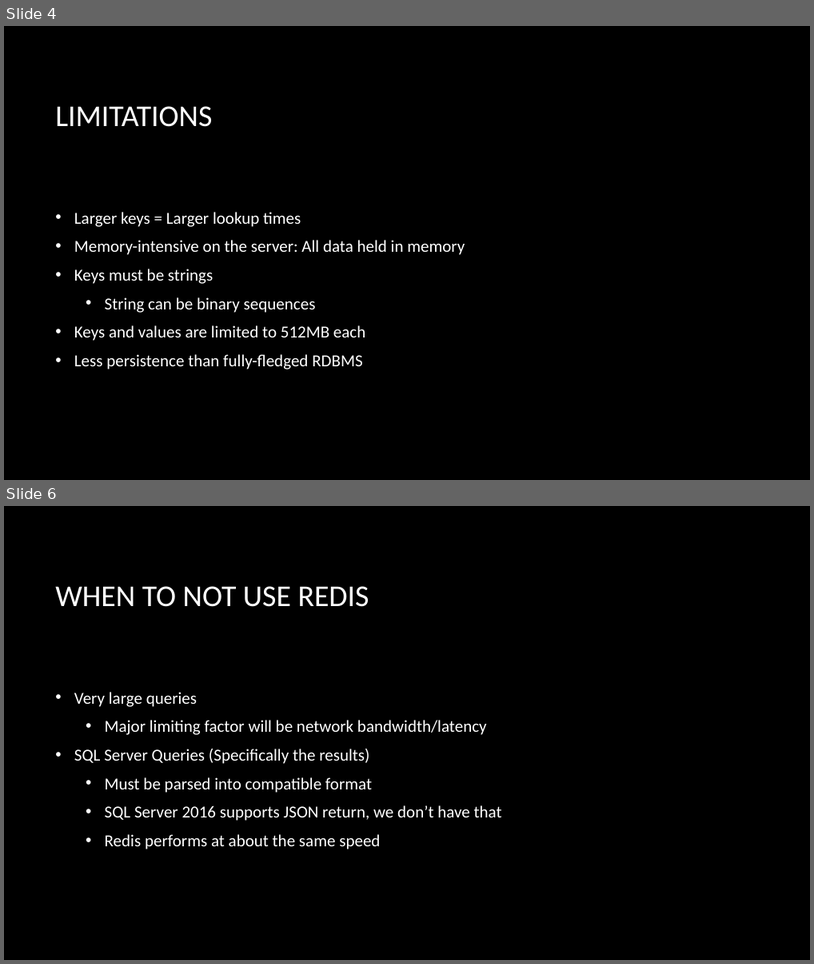
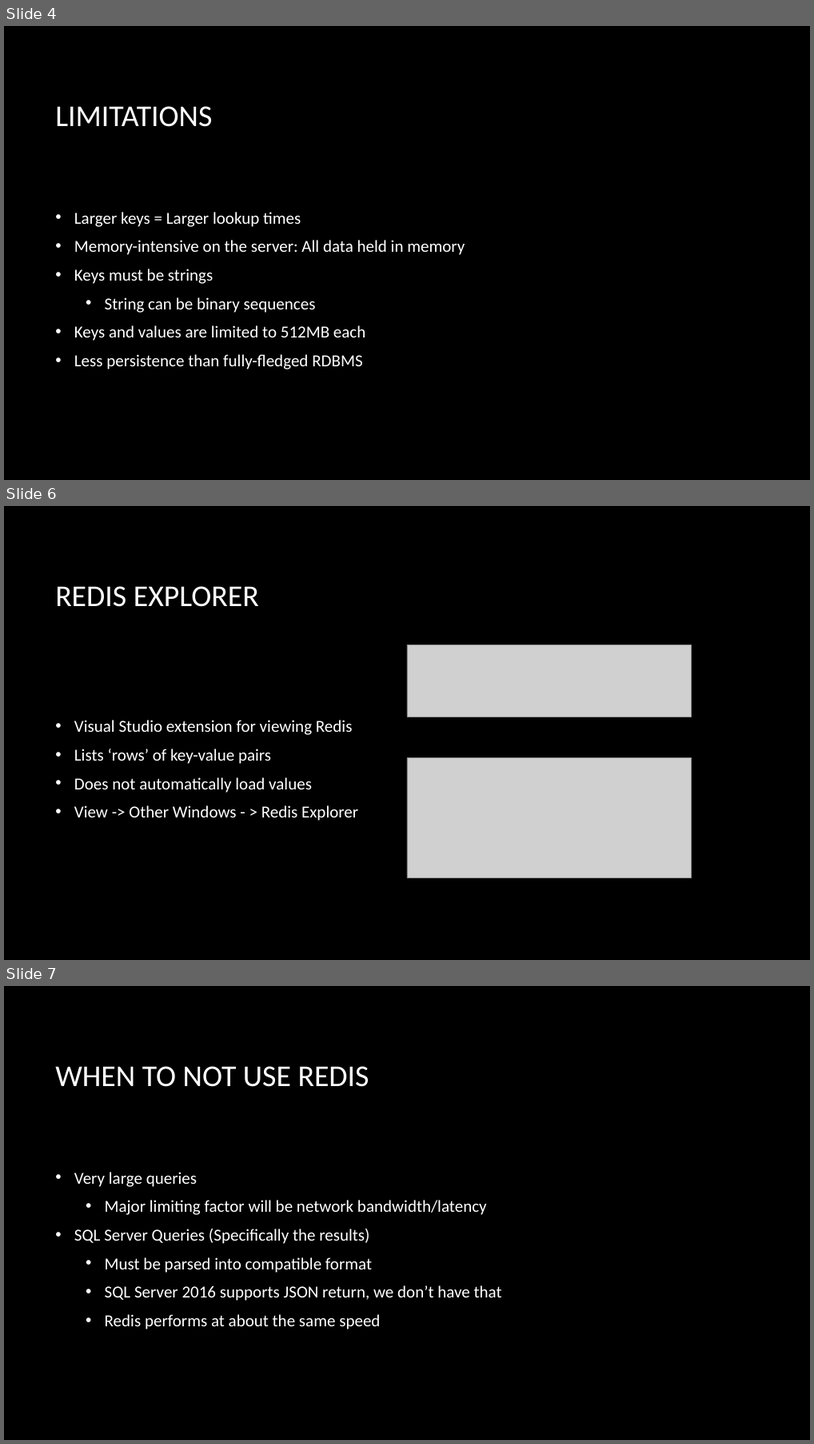
Before and after one commit to zoldham/Redis-Intro, a slide deck: Presenters/Presentation.pptx. Shown one above the other, each under a label of ours: slides 4 and 6 before the commit, slides 4, 6 and 7 after it; the slides between them are not shown. The pictures are 814x964 and 814x1444 pixels, drawn with LibreOffice and Linux fonts; fonts in the diff are those of the drawing; grey boxes stand for pictures; background and template pictures are left out. Boxes give left, top, right and bottom in pixels: in the first picture for what was removed or moved away, otherwise in the second. Text is boxed around its words. In the diff, an @@ line names an element or a change of style, - is before the commit and + after.

```diff
--- a/Presenters/Presentation.pptx
+++ b/Presenters/Presentation.pptx
@@ slide 6 added at <box>4,506,810,960</box>, background picture (left out) @@
@@ title added at <box>55,586,259,607</box>, 36 pt, text #FFFFFF @@
+REDIS EXPLORER
@@ picture added at <box>407,644,692,716</box> @@
@@ text added at <box>74,720,358,820</box>, 20 pt, text #FFFFFF @@
+• Visual Studio extension for viewing Redis
+• Lists ‘rows’ of key-value pairs
+• Does not automatically load values
+• View -> Other Windows - > Redis Explorer
@@ picture added at <box>407,758,692,877</box> @@
@@ what was slide 6 is now slide 7 @@
```
Also in this commit, not shown: 1 slide changed, 4 other files.
